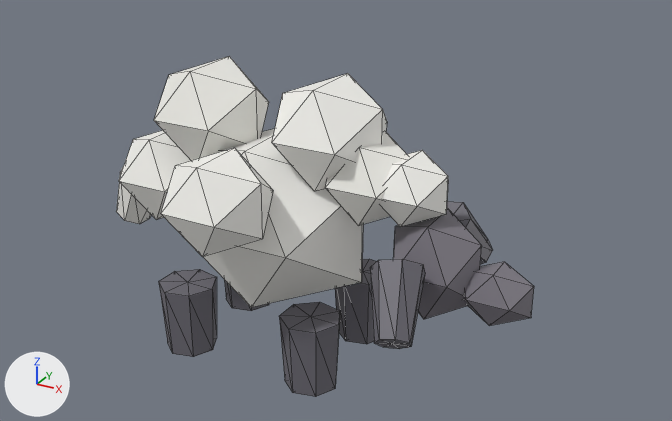
An edit to the glTF model public/studio/v2.15.0/d_sheep/model.glb, drawn before and after from the same camera.
Before and after are seen from a 50 mm lens placed at (3.71, -5.73, 4.22), pointed at (0.51, 0.09, 1.31). Every picture has the same lights, and +X, +Y and +Z are marked at lower left. The first picture is the older version. Mesh edges are drawn as thin lines. Where no turn or scale is listed for an object, it has been applied to the vertices.

In view in the first picture: 'part0', 'part1', 'part10', 'part11', 'part13', 'part15', 'part2', 'part3', 'part5', 'part6', 'part7', 'part8', 'part9' and 3 more.
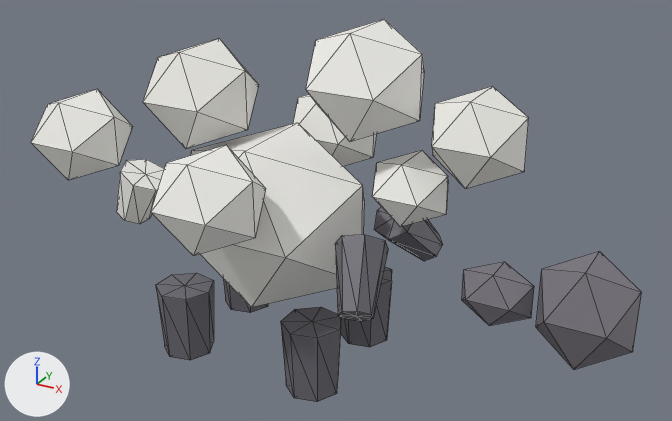
What differs and where, as boxes (x1, y1, x2, y2) in the pictures (672 x 421 px):
'part1', moved
    before: (272, 73, 387, 191)
    after: (306, 19, 424, 142)
'part7', moved
    before: (393, 209, 482, 319)
    after: (536, 251, 642, 369)
'part6', moved
    before: (325, 131, 409, 226)
    after: (432, 86, 529, 189)
'part2', moved
    before: (154, 56, 269, 161)
    after: (143, 38, 259, 148)
'part5', moved
    before: (161, 148, 273, 257)
    after: (151, 145, 266, 256)
'part3', moved
    before: (119, 130, 191, 220)
    after: (31, 89, 133, 180)
'part11', moved
    before: (370, 259, 425, 349)
    after: (335, 235, 388, 321)
'part10', moved
    before: (447, 202, 493, 265)
    after: (374, 207, 443, 261)
'part4', unchanged, uncovered by the edit
    after: (293, 94, 376, 166)
'part16', unchanged, uncovered by the edit
    before: (116, 166, 151, 224)
    after: (116, 159, 164, 224)

The change, as a list of edits to the scene's bpy script:
```text
Change me_geometry_1:
    used by ob_part1; location = (0.0, 0.0, 0.0)
    remove me_geometry_1.from_pydata(...)  # 12 vertices, 20 faces; spans x 0.103..0.937, y -0.417..0.417, z 1.597..2.363
    add me_geometry_1.from_pydata(...)  # 12 vertices, 20 faces; spans x 0.394..1.227, y -0.417..0.417, z 2.032..2.799
    me_geometry_1 part 1: the whole mesh is moved by (0.291, 0.0, 0.436)
Change me_geometry_2:
    used by ob_part2; location = (0.0, 0.0, 0.0)
    remove me_geometry_2.from_pydata(...)  # 12 vertices, 20 faces; spans x -0.967..-0.133, y -0.417..0.417, z 1.597..2.363
    add me_geometry_2.from_pydata(...)  # 12 vertices, 20 faces; spans x -1.06..-0.226, y -0.417..0.417, z 1.728..2.495
    me_geometry_2 part 2: the whole mesh is moved by (-0.093, 0.0, 0.132)
Change me_geometry_3:
    used by ob_part3; location = (0.0, 0.0, 0.0)
    remove me_geometry_3.from_pydata(...)  # 12 vertices, 20 faces; spans x -1.403..-0.637, y -0.383..0.383, z 1.028..1.732
    add me_geometry_3.from_pydata(...)  # 12 vertices, 20 faces; spans x -2.355..-1.589, y -0.383..0.383, z 1.196..1.9
    me_geometry_3 part 3: the whole mesh is moved by (-0.952, 0.0, 0.168)
Change me_geometry_5:
    used by ob_part5; location = (0.0, 0.0, 0.0)
    remove me_geometry_5.from_pydata(...)  # 12 vertices, 20 faces; spans x -0.316..0.416, y -1.166..-0.434, z 1.283..1.957
    add me_geometry_5.from_pydata(...)  # 12 vertices, 20 faces; spans x -0.309..0.422, y -1.273..-0.541, z 1.34..2.013
    me_geometry_5 part 4: the whole mesh is moved by (0.007, -0.107, 0.056)
Change me_geometry_6:
    used by ob_part6; location = (0.0, 0.0, 0.0)
    remove me_geometry_6.from_pydata(...)  # 12 vertices, 20 faces; spans x 0.528..1.192, y -0.332..0.332, z 1.375..1.985
    add me_geometry_6.from_pydata(...)  # 12 vertices, 20 faces; spans x 1.337..2.001, y -0.332..0.332, z 1.826..2.437
    me_geometry_6 part 5: the whole mesh is moved by (0.809, 0.0, 0.452)
Change me_geometry_7:
    used by ob_part7; location = (0.0, 0.0, 0.0)
    remove me_geometry_7.from_pydata(...)  # 12 vertices, 20 faces; spans x 1.06..1.74, y -0.298..0.298, z 0.726..1.474
    add me_geometry_7.from_pydata(...)  # 12 vertices, 20 faces; spans x 2.185..2.866, y -0.298..0.298, z 0.645..1.394
    me_geometry_7 part 6: the whole mesh is moved by (1.125, 0.0, -0.08)
Change me_geometry_10:
    used by ob_part10; location = (0.0, 0.0, 0.0)
    remove me_geometry_10.from_pydata(...)  # 16 vertices, 28 faces; spans x 1.11..1.561, y 0.294..0.894, z 0.772..1.381
    add me_geometry_10.from_pydata(...)  # 16 vertices, 28 faces; spans x 0.742..1.193, y 0.133..0.734, z 0.805..1.414
    me_geometry_10 part 7: the whole mesh is moved by (-0.368, -0.161, 0.033)
Change me_geometry_11:
    used by ob_part11; location = (0.0, 0.0, 0.0)
    remove me_geometry_11.from_pydata(...)  # 16 vertices, 28 faces; spans x 1.11..1.561, y -0.894..-0.294, z 0.772..1.381
    add me_geometry_11.from_pydata(...)  # 16 vertices, 28 faces; spans x 0.742..1.193, y -0.734..-0.133, z 0.805..1.414
    me_geometry_11 part 8: the whole mesh is moved by (-0.368, 0.161, 0.033)
```
